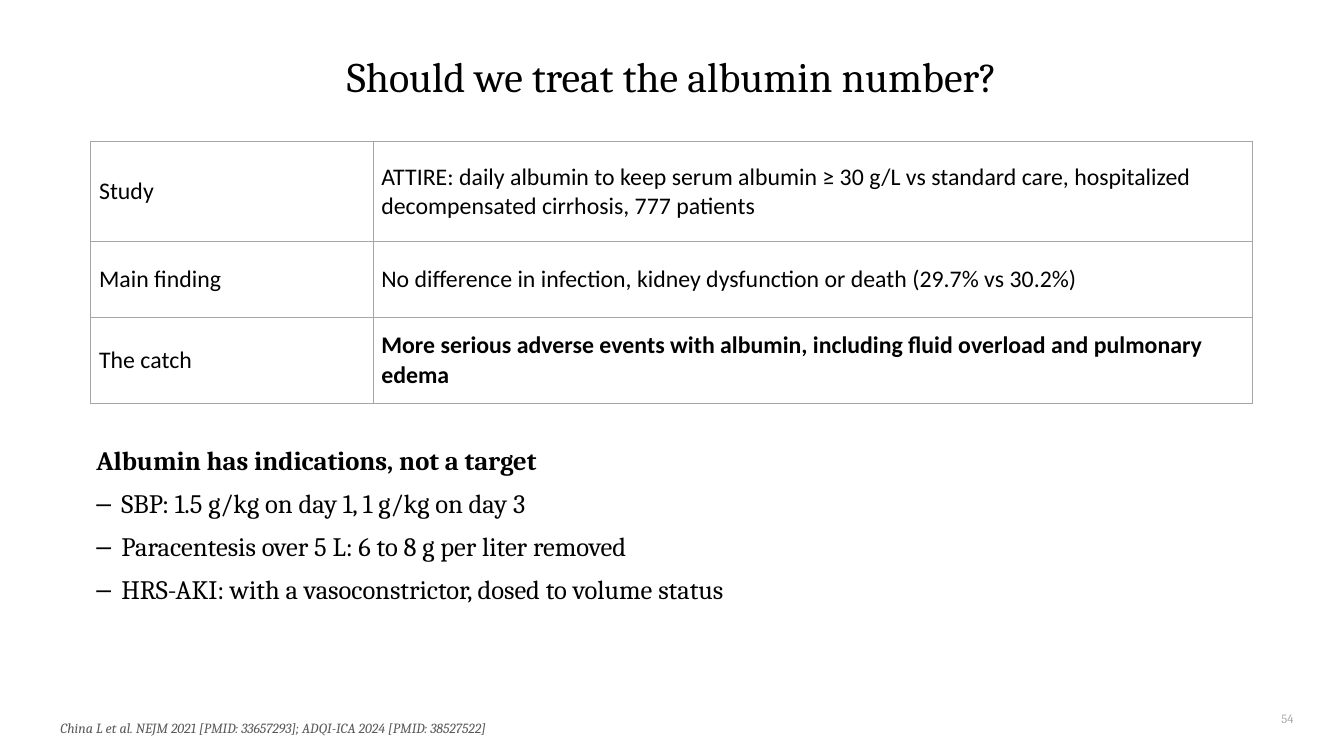
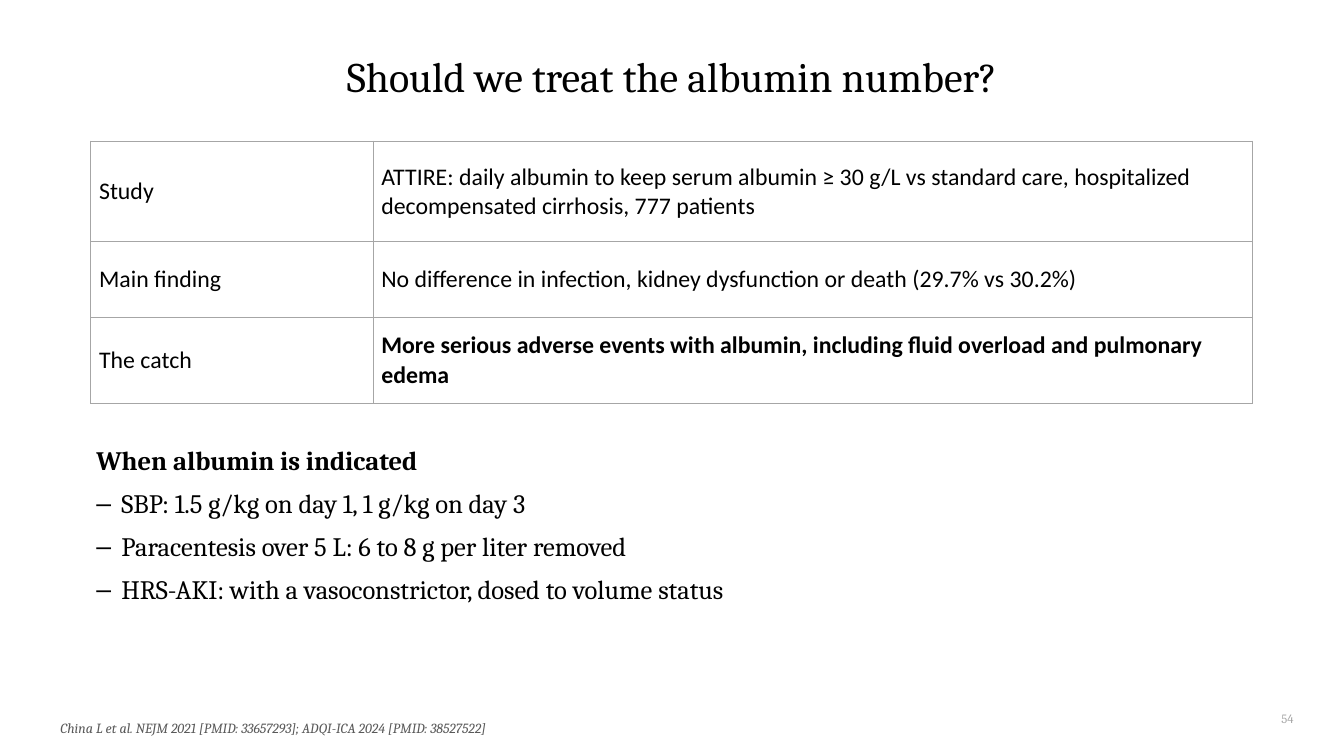
Before and after one commit to qaddodi/mohammad-almeqdadi-lectures, a slide deck: slide 54 of lectures/acute-liver-failure-aclf-in-icu/ALF and ACLF in the ICU.pptx. Drawn at 1344x756 pixels with LibreOffice and Linux fonts; fonts in the diff are those of the drawing. Boxes give left, top, right and bottom in pixels: in the first picture for what was removed or moved away, otherwise in the second. Text is boxed around its words. In the diff, an @@ line names an element or a change of style, - is before the commit and + after.

```diff
--- a/lectures/acute-liver-failure-aclf-in-icu/ALF and ACLF in the ICU.pptx
+++ b/lectures/acute-liver-failure-aclf-in-icu/ALF and ACLF in the ICU.pptx
@@ text at bbox=[96, 451, 417, 471]: text changed @@
-Albumin has indications, not a target
+When albumin is indicated
```
Also in this commit, not shown: 12 other slides changed, 1 other file.
